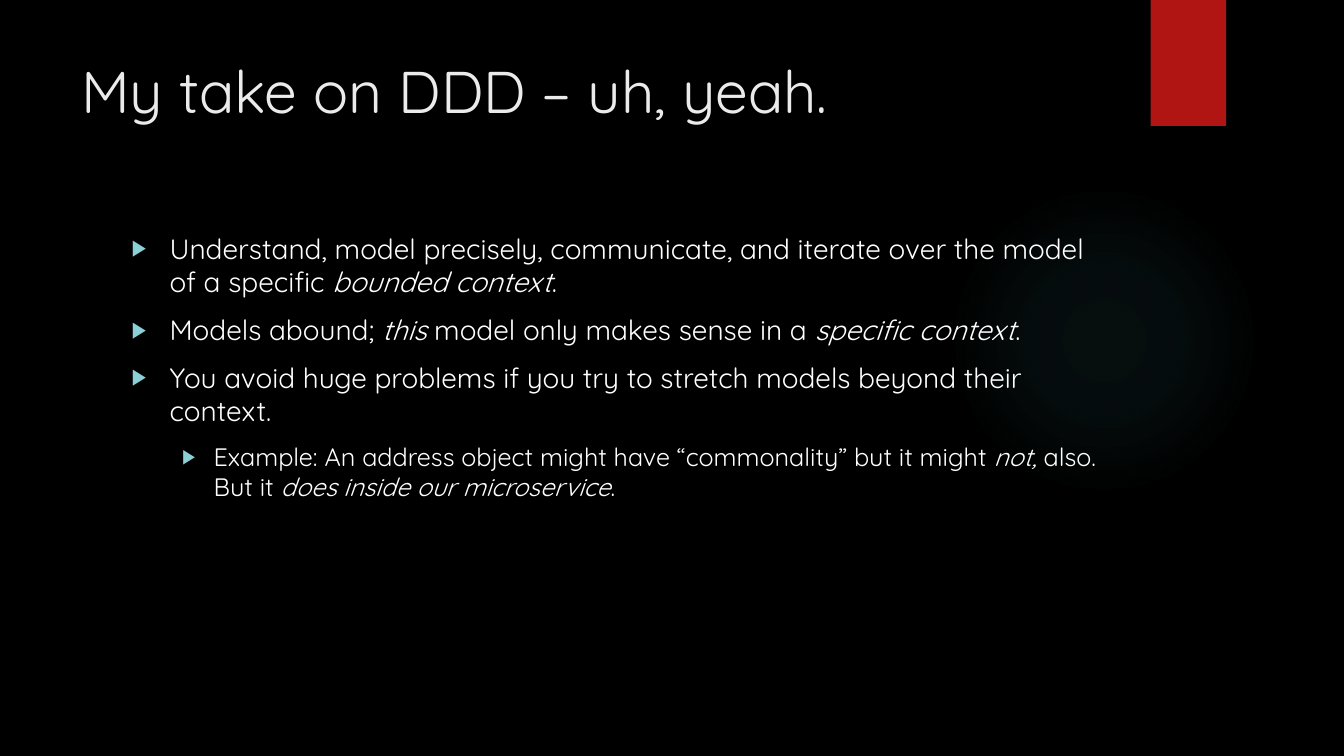
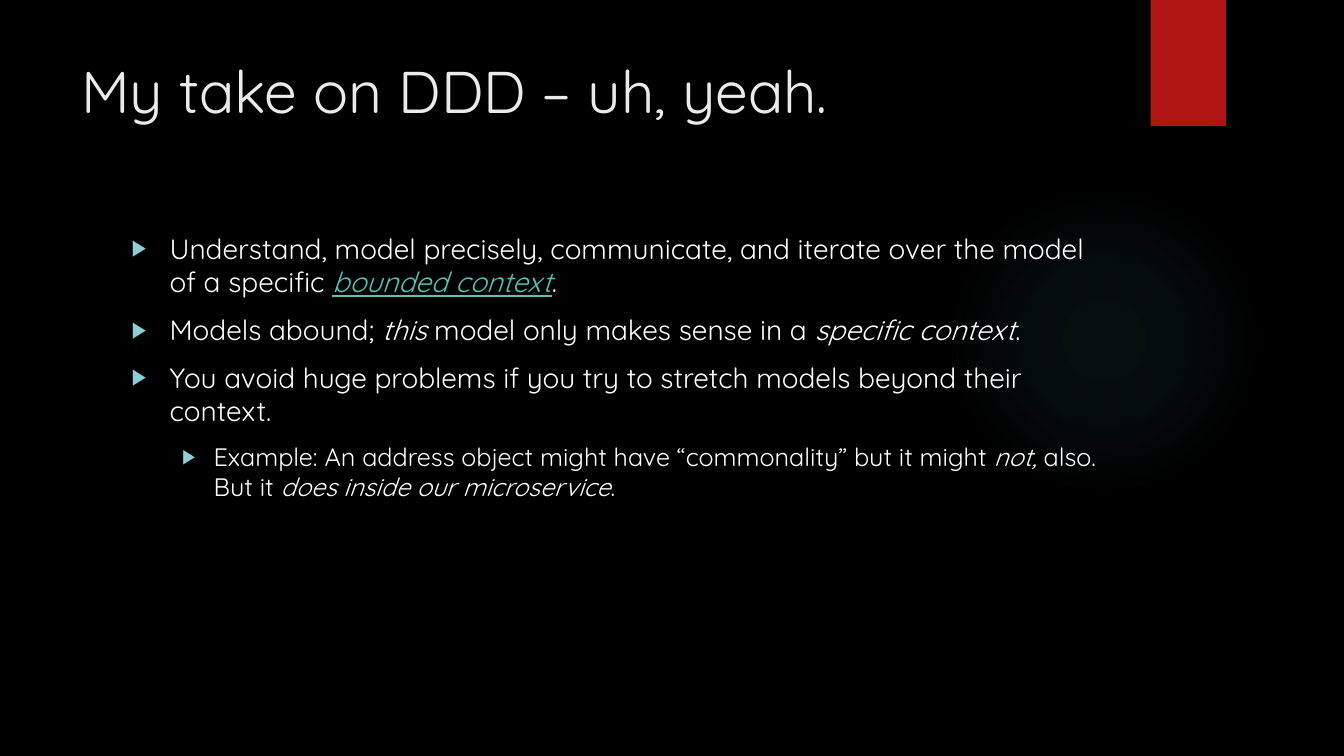
Before and after one commit to arif-aigonix/leap2015, a slide deck: slide 18 of Microservices Overview.pptx. Drawn at 1344x756 pixels with LibreOffice and Linux fonts; fonts in the diff are those of the drawing; background and template pictures are left out. Boxes give left, top, right and bottom in pixels: in the first picture for what was removed or moved away, otherwise in the second. Text is boxed around its words. In the diff, an @@ line names an element or a change of style, - is before the commit and + after.

Commit message:
basic domain design high-level

```diff
--- a/Microservices Overview.pptx
+++ b/Microservices Overview.pptx
@@ text at (x1=170, y1=238, x2=1084, y2=298): text colour #FFFFFF to #58C1BA, underline on in "bounded context." @@
```
